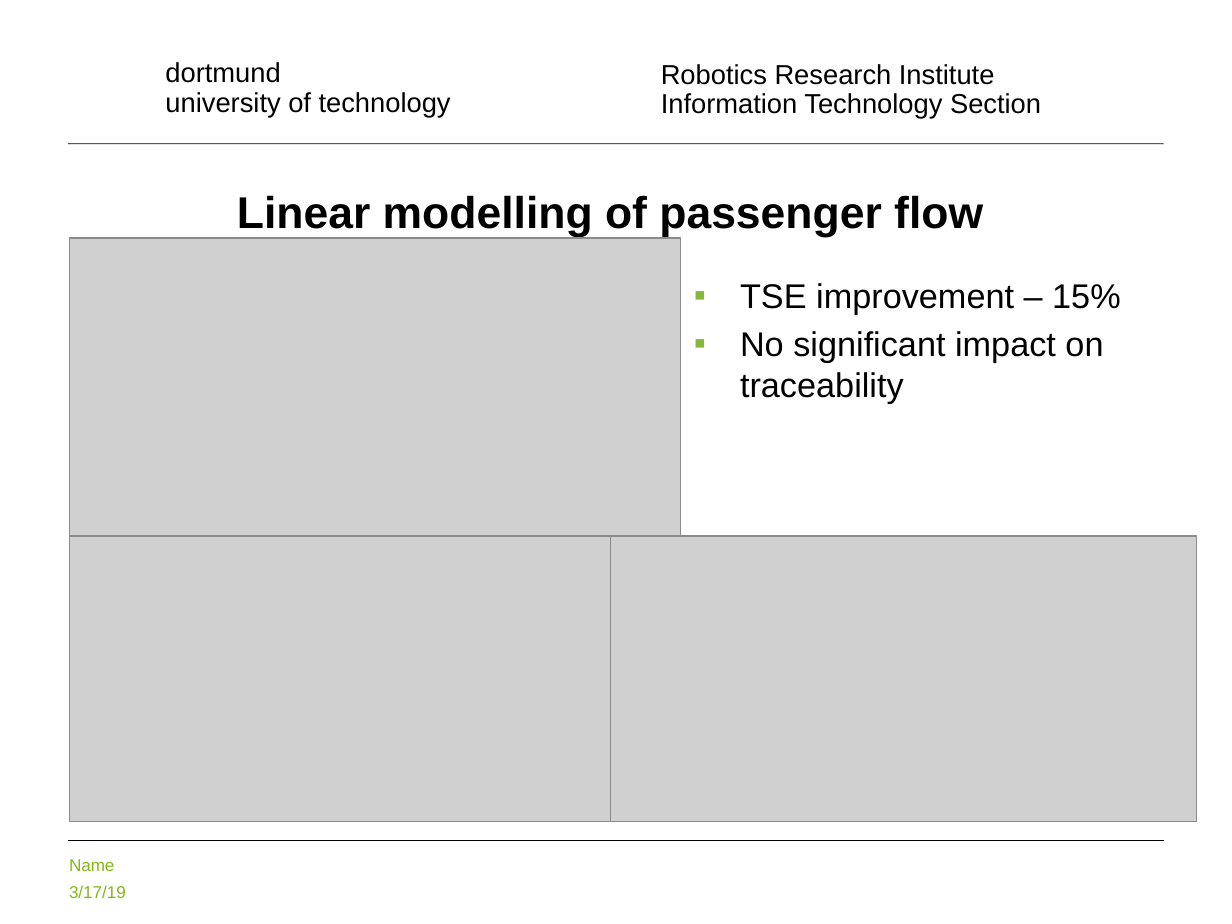
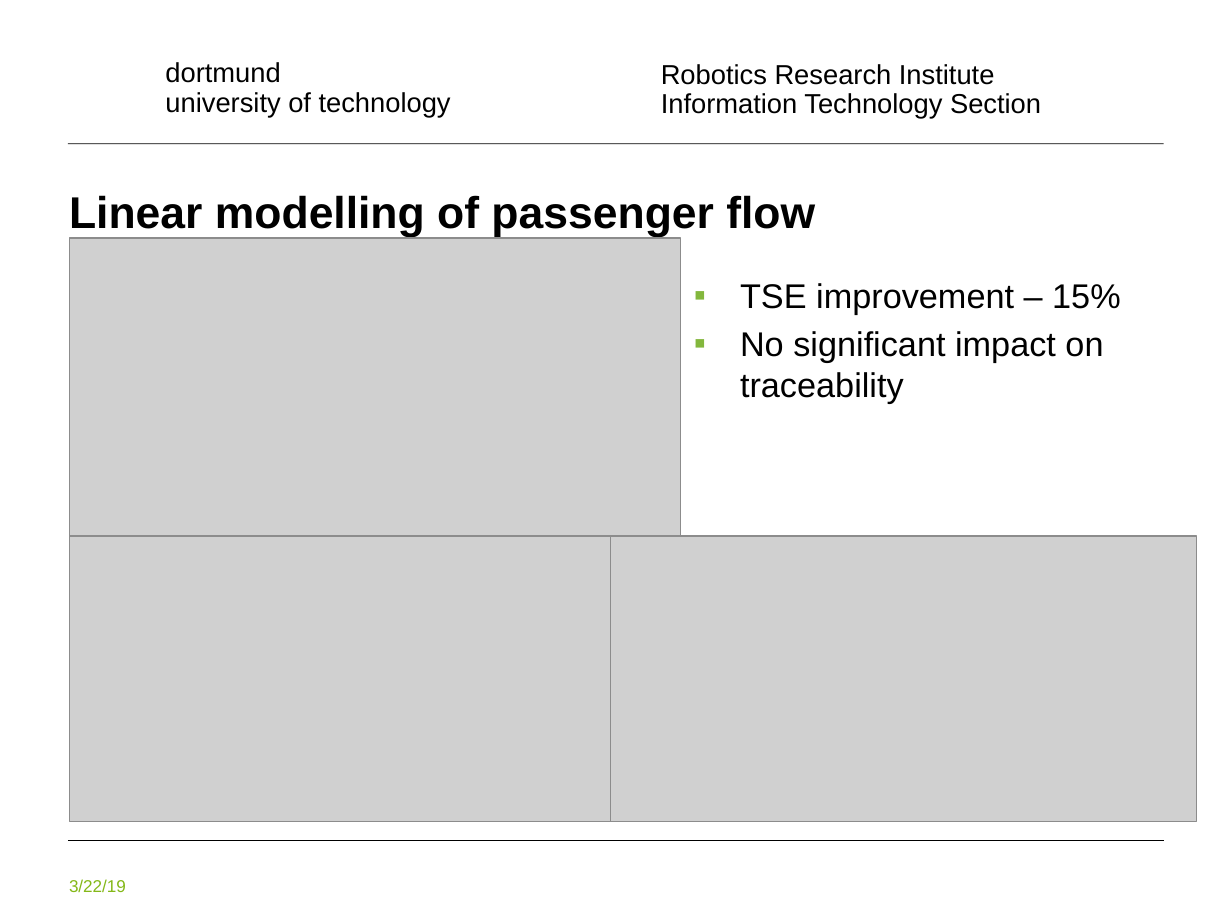
Before and after one commit to halabama/transit_algorithms, a slide deck: slide 8 of PG_present.pptx (slide 7 before the commit). Drawn at 1232x924 pixels with LibreOffice and Linux fonts; fonts in the diff are those of the drawing; grey boxes stand for pictures; background and template pictures are left out. Boxes give left, top, right and bottom in pixels: in the first picture for what was removed or moved away, otherwise in the second. Text is boxed around its words. In the diff, an @@ line names an element or a change of style, - is before the commit and + after.

```diff
--- a/PG_present.pptx
+++ b/PG_present.pptx
@@ title "Linear modelling of passenger flow" at (x1=69, y1=195, x2=815, y2=237): alignment centre to left @@
@@ text at (x1=69, y1=879, x2=126, y2=892): text changed @@
-Name
-3/17/19
+3/22/19
```
Also in this commit, not shown: 17 other slides changed, 6 slides added, 1 slide removed.
